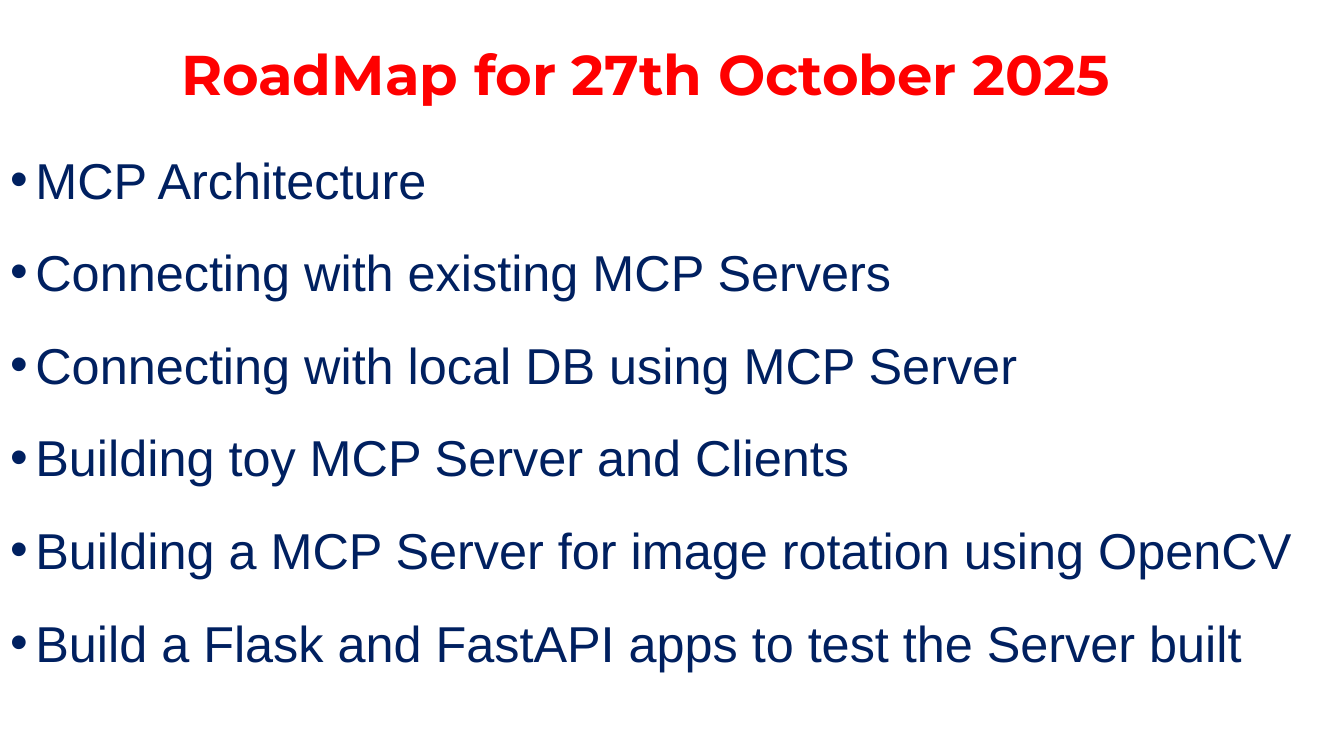
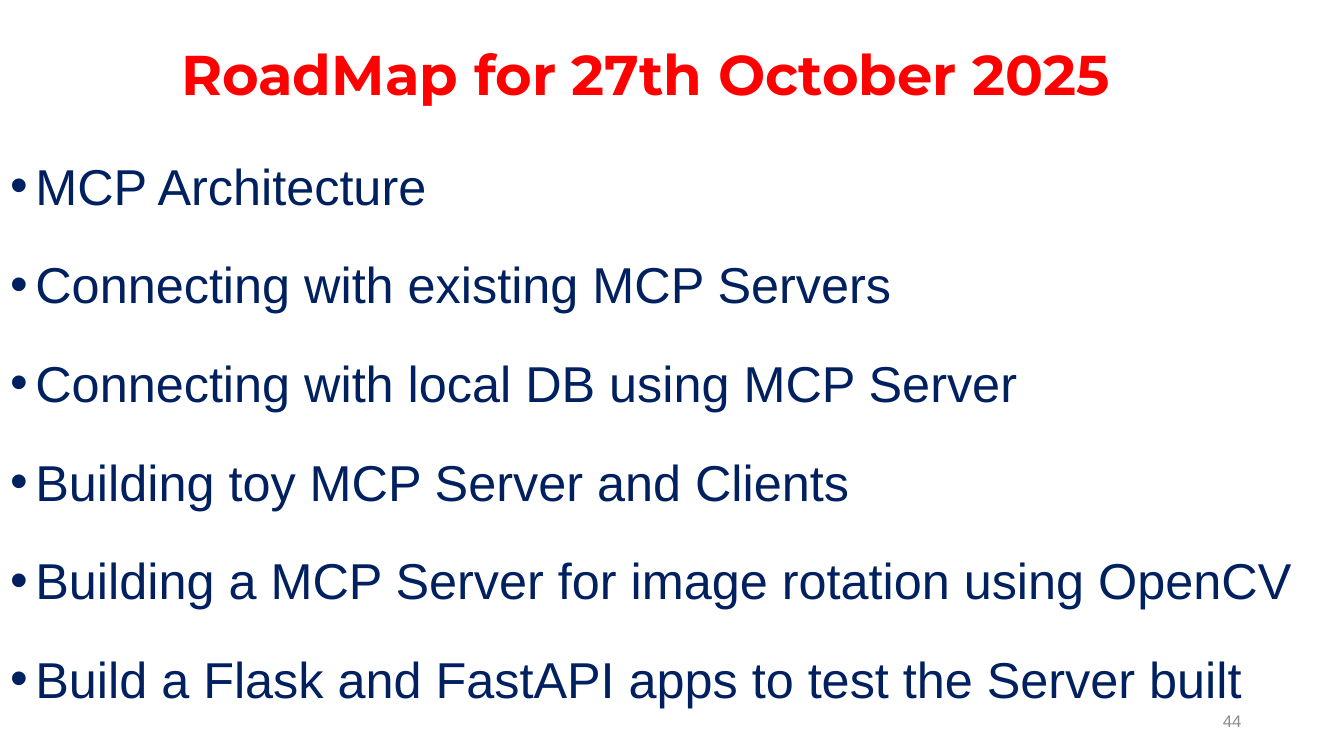
Before and after one commit to janakimeena/Building-Agents-with-MCP, a slide deck: slide 44 of Model Context Protocol Introduction.pptx (slide 46 before the commit). Drawn at 1344x756 pixels with LibreOffice and Linux fonts; fonts in the diff are those of the drawing. Boxes give left, top, right and bottom in pixels: in the first picture for what was removed or moved away, otherwise in the second. Text is boxed around its words. In the diff, an @@ line names an element or a change of style, - is before the commit and + after.

```diff
--- a/Model Context Protocol Introduction.pptx
+++ b/Model Context Protocol Introduction.pptx
@@ text "MCP Architecture" at (35, 168, 1291, 708): line spacing 1.3 to 1.4 @@
@@ page number added at (1223, 715, 1242, 727), 12 pt, text #8C8C8C @@
+44
```
Also in this commit, not shown: 42 other slides changed, 2 slides added, 4 slides removed, 2 other files.
